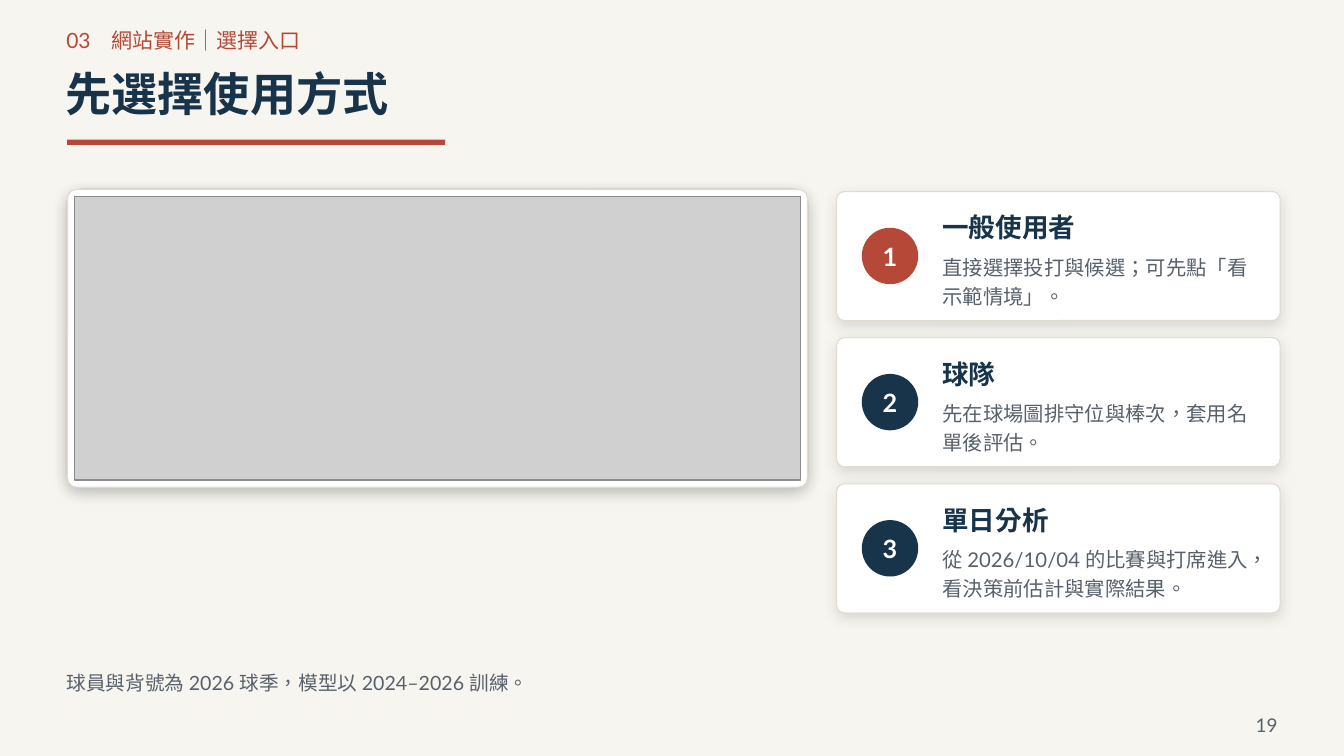
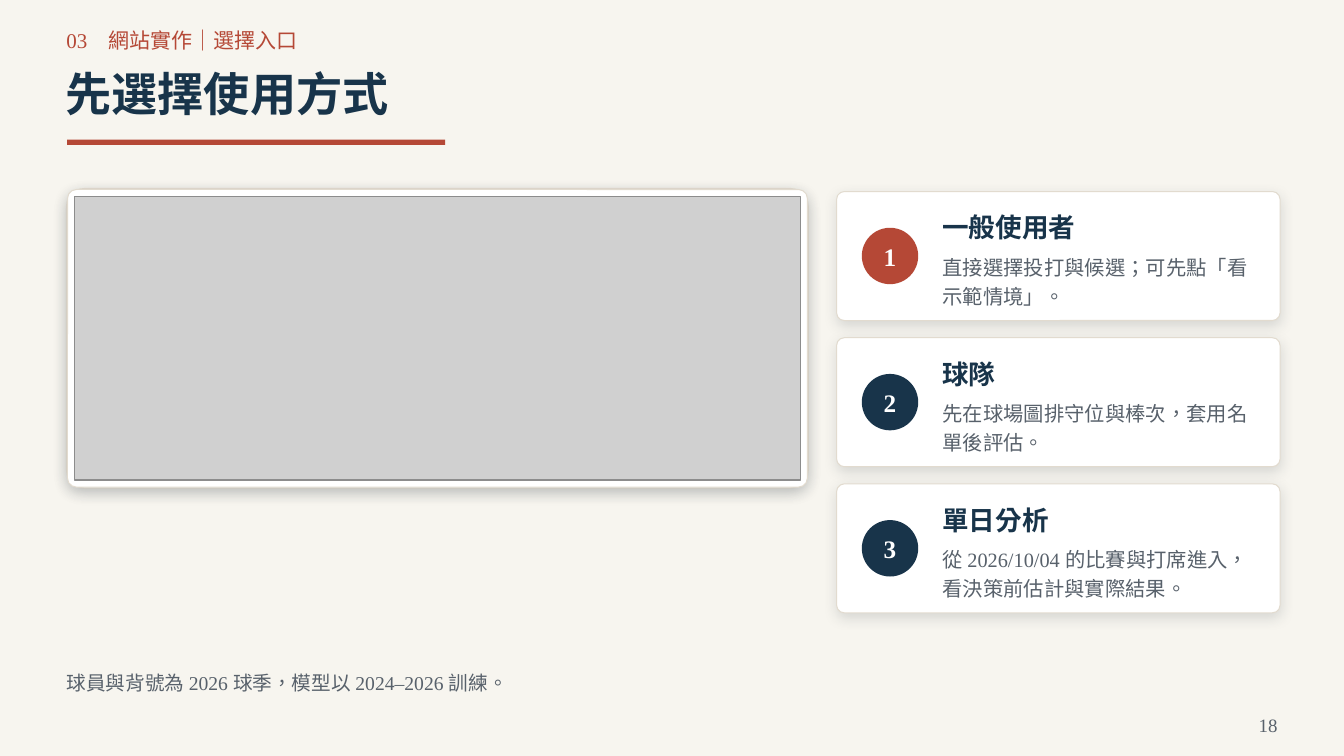
Before and after one commit to Da-Xiong-Chen/baseball_project, a slide deck: slide 18 of presentations/competition-2026/sync-20261115/一球兩面_臨場用人決策_2026球季版_38頁.pptx (slide 19 before the commit). Drawn at 1344x756 pixels with LibreOffice and Linux fonts; fonts in the diff are those of the drawing; grey boxes stand for pictures. Boxes give left, top, right and bottom in pixels: in the first picture for what was removed or moved away, otherwise in the second. Text is boxed around its words. In the diff, an @@ line names an element or a change of style, - is before the commit and + after.

```diff
--- a/presentations/competition-2026/sync-20261115/一球兩面_臨場用人決策_2026球季版_38頁.pptx
+++ b/presentations/competition-2026/sync-20261115/一球兩面_臨場用人決策_2026球季版_38頁.pptx
@@ font Lato to Times New Roman in 6 elements at (66, 29, 297, 51), (862, 228, 919, 284), (862, 374, 919, 431), (862, 520, 919, 577), (942, 550, 1248, 598), (66, 673, 508, 692) @@
@@ text at (1259, 719, 1278, 732): text changed; font Lato to Times New Roman @@
-19
+18
```
Also in this commit, not shown: 37 other slides changed, 3 other files.
